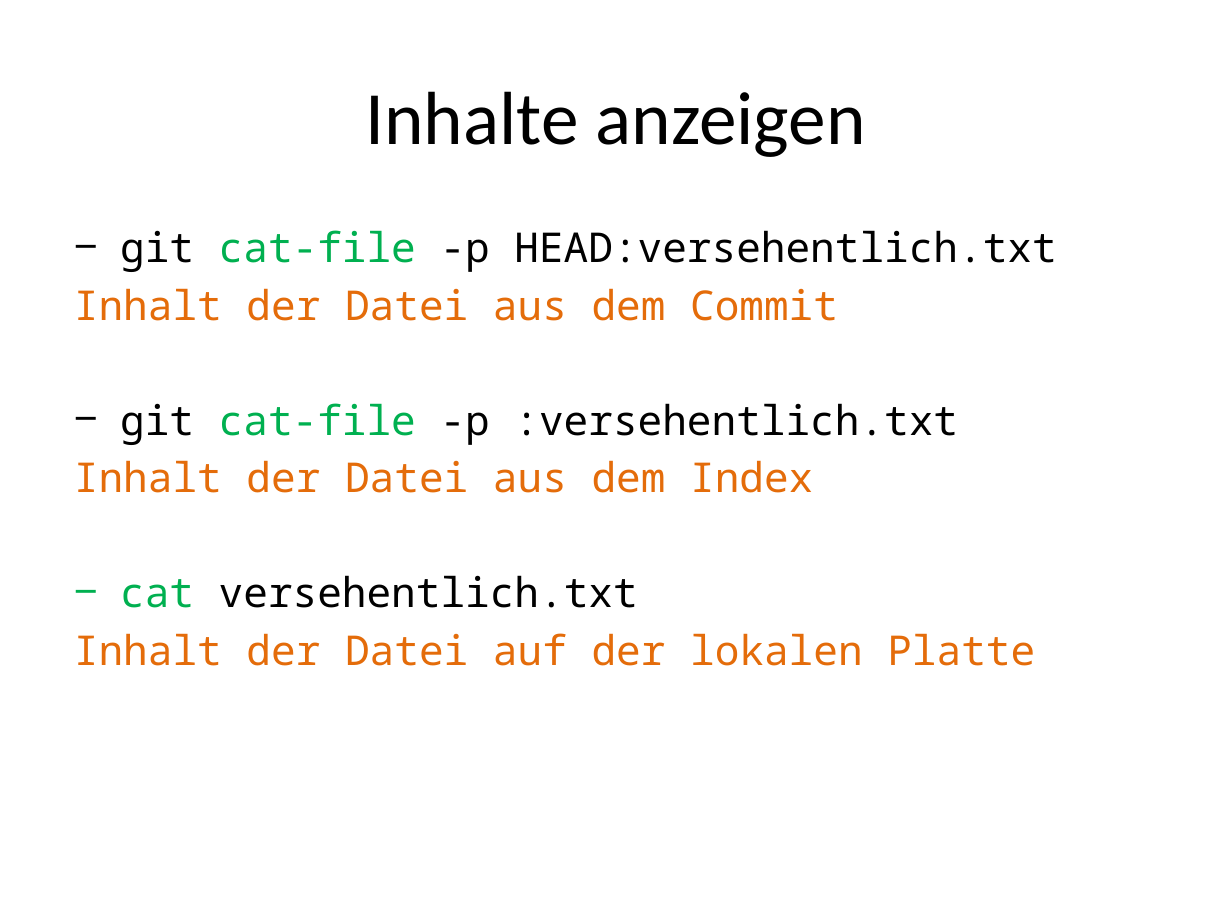
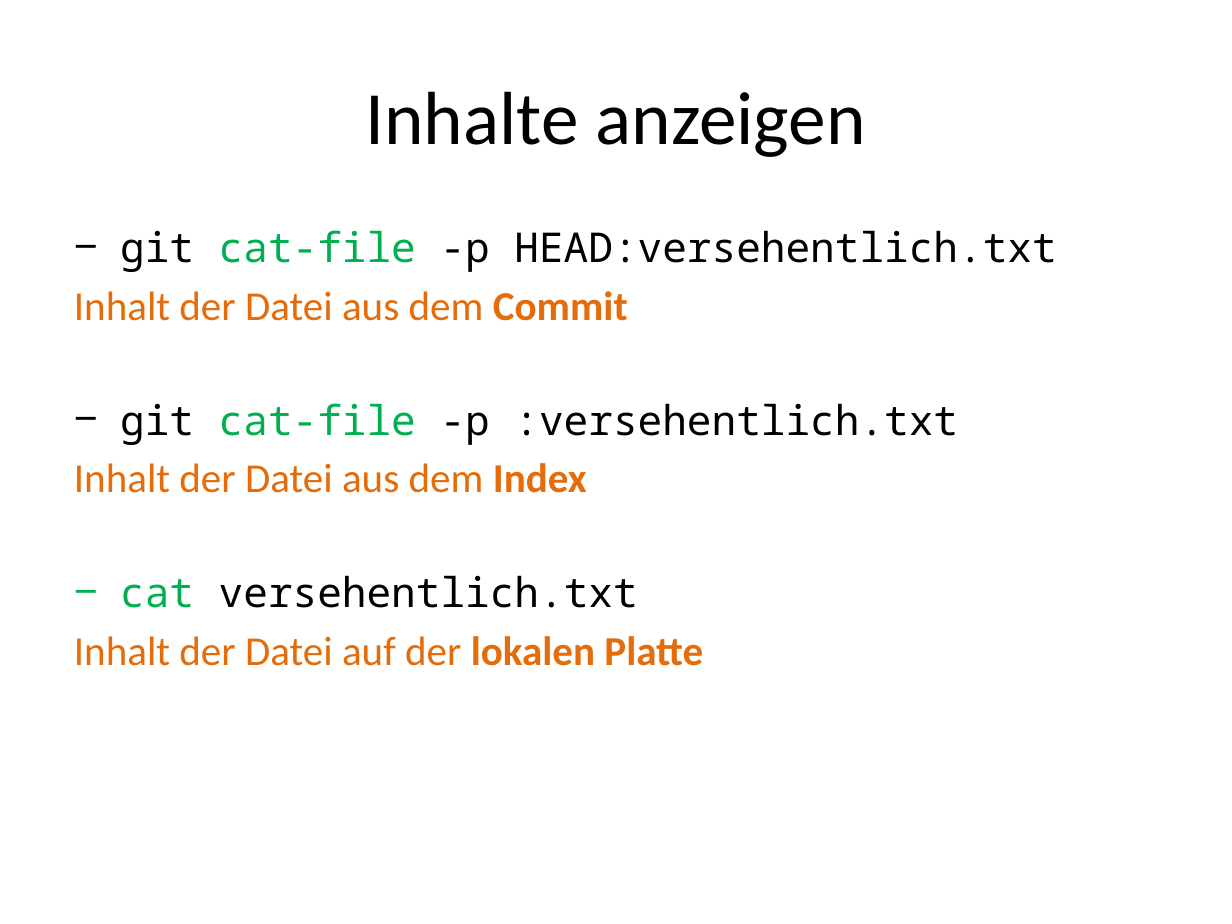
Before and after one commit to kotlincook/gitplayground, a slide deck: slide 5 of GIT.pptx. Drawn at 1232x924 pixels with LibreOffice and Linux fonts; fonts in the diff are those of the drawing. Boxes give left, top, right and bottom in pixels: in the first picture for what was removed or moved away, otherwise in the second. Text is boxed around its words. In the diff, an @@ line names an element or a change of style, - is before the commit and + after.

```diff
--- a/GIT.pptx
+++ b/GIT.pptx
@@ text at box(74, 291, 703, 666): font Noto Sans Mono to Calibri in "Inhalt der Datei aus dem Commit", "Inhalt der Datei aus dem Index", "Inhalt der Datei auf der lokalen Platte"; bold on in "Commit", "Index", "lokalen Platte" @@
```
Also in this commit, not shown: 4 other slides changed, 7 slides added.
